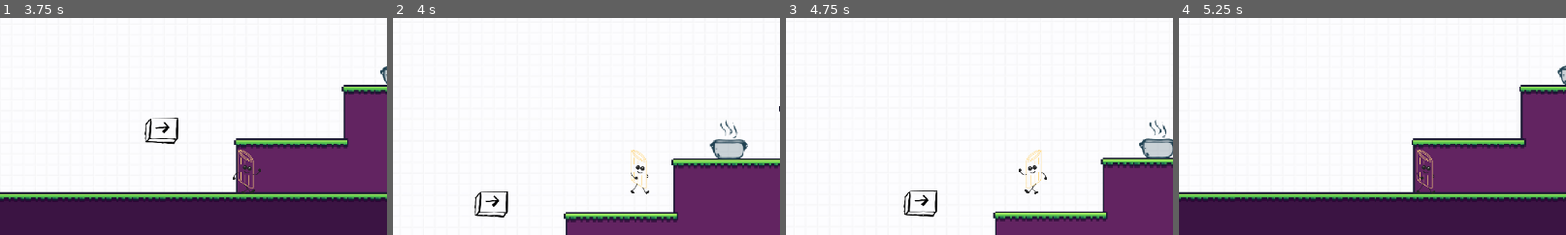
Above: before the commit, frames 1-4 (left to right).
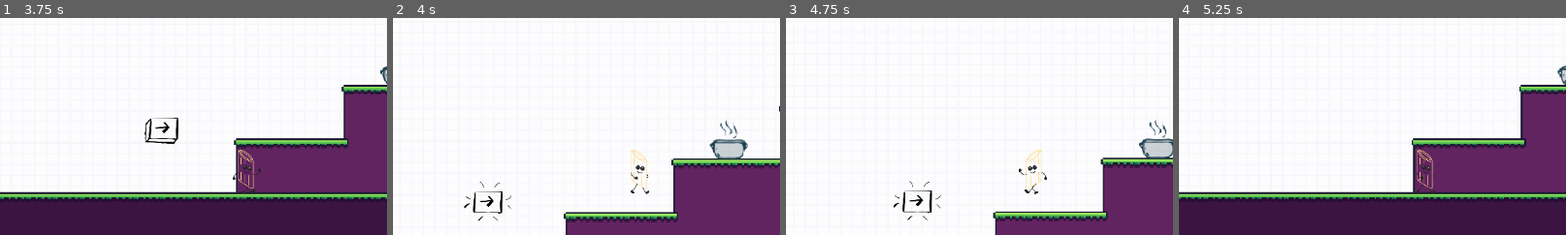
Above: after the commit, the same moments.

Repository: johannaeklundh/penneforyourlife
Game: Godot game, scene res://Assets/Scenes/Areas/area_1.tscn
The game is run twice, just before and just after one commit, with the same random seed, the same clock (stepped at 60 frames per second) and the same inputs.
Inputs:
- Up to frame 1 (3.75 s): tap Enter at 0.5 s; hold Right (move_right) 0.53-2.03 s; tap Space (jump) at 0.77, 1.52, 3.02 s; hold Left (move_left) 2.03-2.78 s; hold Right (move_right) from 2.78 s (still down)
- Up to frame 2 (4 s): keep holding Right (move_right); tap Space (jump) at 3.77 s
- Up to frame 3 (4.75 s): release Right (move_right) at 4.28 s; hold Left (move_left) from 4.28 s (still down); tap Space (jump) at 4.52 s
- Up to frame 4 (5.25 s): release Left (move_left) at 5.03 s; hold Right (move_right) from 5.03 s (still down)
The pictures show only the part of the screen within x 18-68%, y 50-100%; the shares and areas given below are measured in that part.

Frame 1 is identical in both runs. In frame 2, 0.6% of the frame differs, in the area x 18-31%, y 75-94%; in frame 3, 0.7%, in the area x 27-41%, y 75-94%; in frame 4, nothing differs.

Commit message:
Added a gamestate
So the forwardbutton animation doesnt show more than once

Diff:
--- a/Assets/Scenes/Areas/area_1.tscn
+++ b/Assets/Scenes/Areas/area_1.tscn
@@ -383,7 +383,7 @@
 "texture": SubResource("AtlasTexture_u1wc8")
 }],
 "loop": true,
-"name": &"default",
+"name": &"blink",
 "speed": 5.0
 }]
 
@@ -435,8 +435,9 @@
 [node name="AnimatedSprite2D" type="AnimatedSprite2D" parent="forwardButton"]
 position = Vector2(175, -190)
 sprite_frames = SubResource("SpriteFrames_7lgy5")
-autoplay = "default"
-frame_progress = 0.273772
+animation = &"blink"
+autoplay = "blink"
 script = ExtResource("7_f20k6")
+delay_before_show = null
 
 [connection signal="body_entered" from="BoilingPot/Area2D" to="." method="_on_area_2d_body_entered"]
--- a/Assets/Scenes/Areas/forward_button.gd
+++ b/Assets/Scenes/Areas/forward_button.gd
@@ -3,13 +3,17 @@
 @export var delay_before_show := 2.0 # seconds to wait before showing
 
 func _ready():
-	hide()  # start hidden
-	# Show after delay
-	await get_tree().create_timer(delay_before_show).timeout
-	show()
-	play("blink")  # start the blinking animation
+	if not GameState.start_prompt_shown:
+		hide()  # start hidden
+		# Show after delay
+		await get_tree().create_timer(delay_before_show).timeout
+		show()
+		play("blink")  # start the blinking animation
+	else:
+		hide()
 
 func _process(_delta):
 	if visible and Input.is_action_just_pressed("ui_right"): # right arrow
+		GameState.start_prompt_shown = true
 		hide()  # hide forever
 		stop()  # stop animation
--- /dev/null
+++ b/Assets/Scripts/GameState.gd
@@ -0,0 +1,3 @@
+extends Node
+
+var start_prompt_shown := false
--- a/Assets/Scripts/player_animator.gd
+++ b/Assets/Scripts/player_animator.gd
@@ -4,7 +4,7 @@
 @export var animation_player : AnimationPlayer
 @export var sprite : Sprite2D
 
-func _process(delta):
+func _process(_delta):
 	if player_controller.direction == 1:
 		sprite.flip_h = false
 	elif player_controller.direction == -1:
--- a/project.godot
+++ b/project.godot
@@ -14,6 +14,10 @@
 run/main_scene="uid://1h24hba514qq"
 config/features=PackedStringArray("4.4", "Forward Plus")
 config/icon="res://icon.svg"
+
+[autoload]
+
+GameState="*res://Assets/Scripts/GameState.gd"
 
 [input]
 
Not shown, added: Assets/Scripts/GameState.gd.uid
